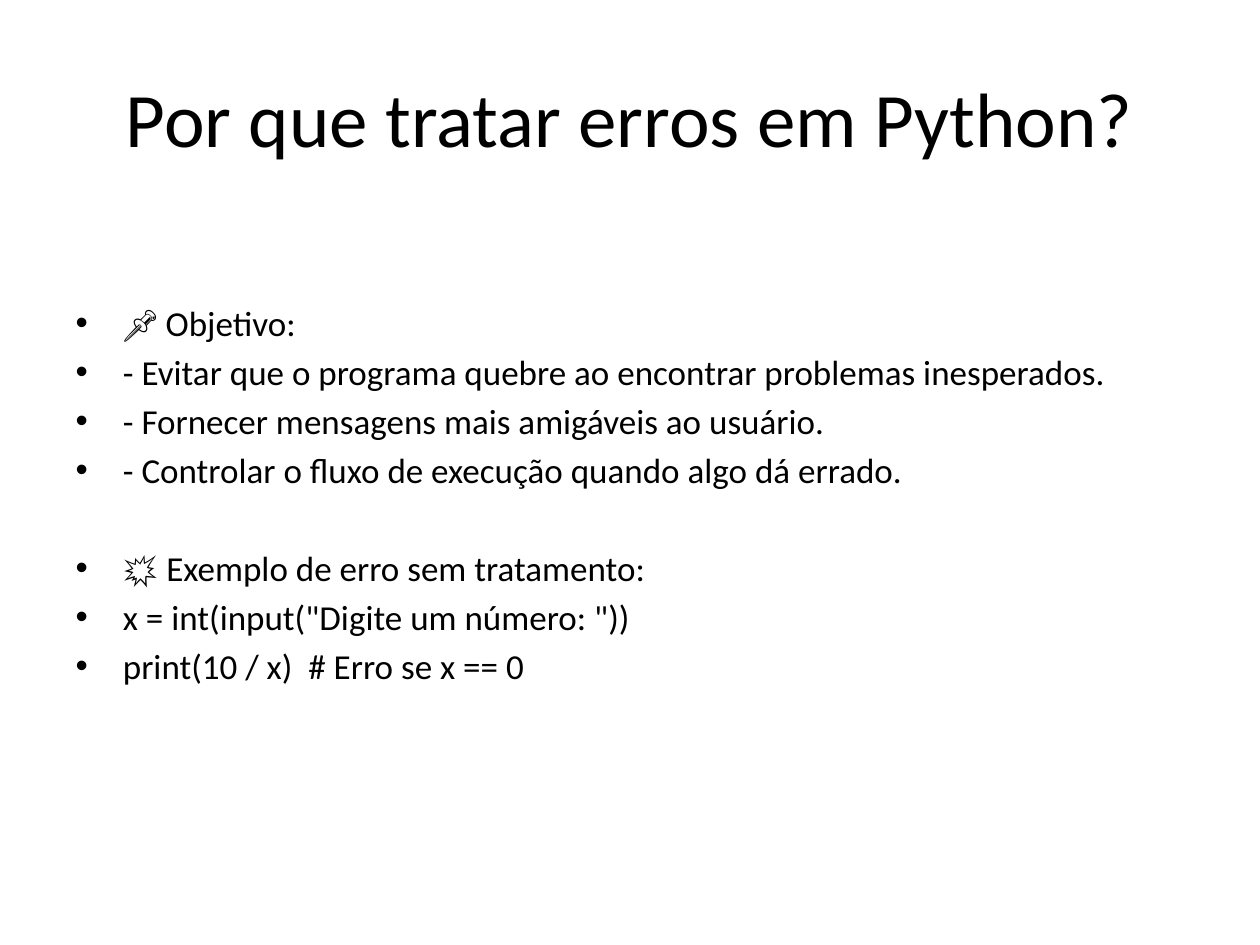
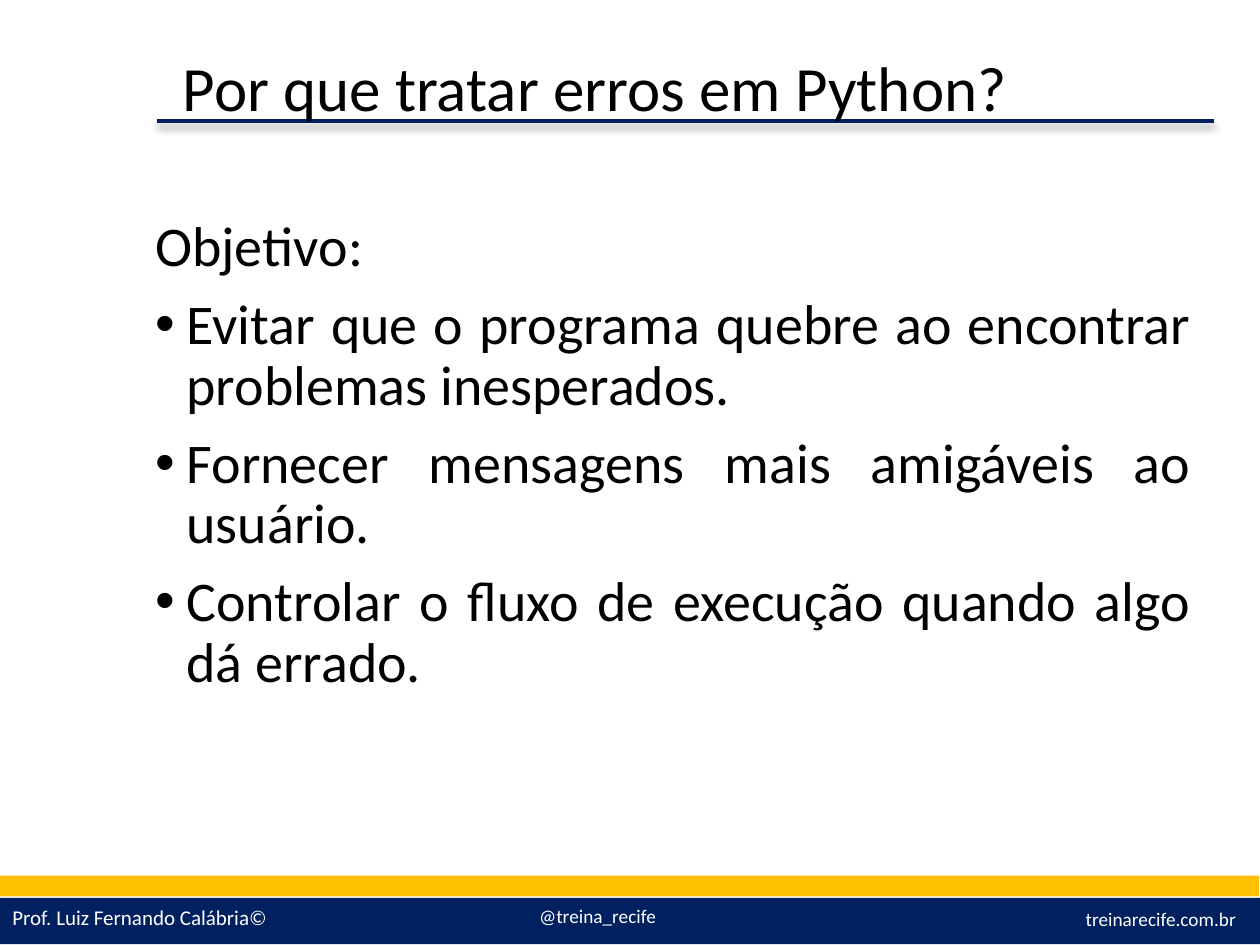
Before and after one commit to lfcalabria/pythonbasico, a slide deck: slide 1 of Apresentações/08 - Tratamento de Erros.pptx. Drawn at 1260x945 pixels with LibreOffice and Linux fonts; fonts in the diff are those of the drawing; background and template pictures are left out. Boxes give left, top, right and bottom in pixels: in the first picture for what was removed or moved away, otherwise in the second. Text is boxed around its words. In the diff, an @@ line names an element or a change of style, - is before the commit and + after.

Commit message:
Tratamento de Erro e Funções

```diff
--- a/Apresentações/08 - Tratamento de Erros.pptx
+++ b/Apresentações/08 - Tratamento de Erros.pptx
@@ title "Por que tratar erros em ...": place and size @@
-title "Por que tratar erros em ..." at [126, 93, 1132, 160]
+title "Por que tratar erros em ..." at [183, 67, 1006, 123]
@@ title "Por que tratar erros em ..." at [183, 67, 1006, 123]: size 44 to 36 pt; alignment centre to left; line spacing 1 to 0.9; vertical alignment middle to top @@
@@ line added from (156, 121) to (1215, 121), #002060 2.25 pt @@
@@ text at [155, 227, 1190, 683]: text changed; size 20 to 32 pt @@
-• 📌 Objetivo:
-• - Evitar que o programa quebre ao encontrar problemas inesperados.
-• - Fornecer mensagens mais amigáveis ao usuário.
-• - Controlar o fluxo de execução quando algo dá errado.
-• 💥 Exemplo de erro sem tratamento:
-• x = int(input("Digite um número: "))
-• print(10 / x) # Erro se x == 0
+Objetivo:
+• Evitar que o programa quebre ao encontrar problemas inesperados.
+• Fornecer mensagens mais amigáveis ao usuário.
+• Controlar o fluxo de execução quando algo dá errado.
@@ rectangle added at [0, 876, 1259, 897], fill #FFC000 @@
@@ rectangle added at [0, 898, 1260, 945], fill #002060 @@
@@ text added at [12, 910, 267, 925], 12 pt, text #FFFFFF @@
+Prof. Luiz Fernando Calábria©
@@ text added at [539, 909, 656, 926], 11 pt, text #FFFFFF @@
+@treina_recife
@@ text added at [1086, 912, 1236, 926], 11 pt, text #FFFFFF @@
+treinarecife.com.br
```
Also in this commit, not shown: 3 other slides changed, 3 slides added, 1 slide removed, 13 other files.
